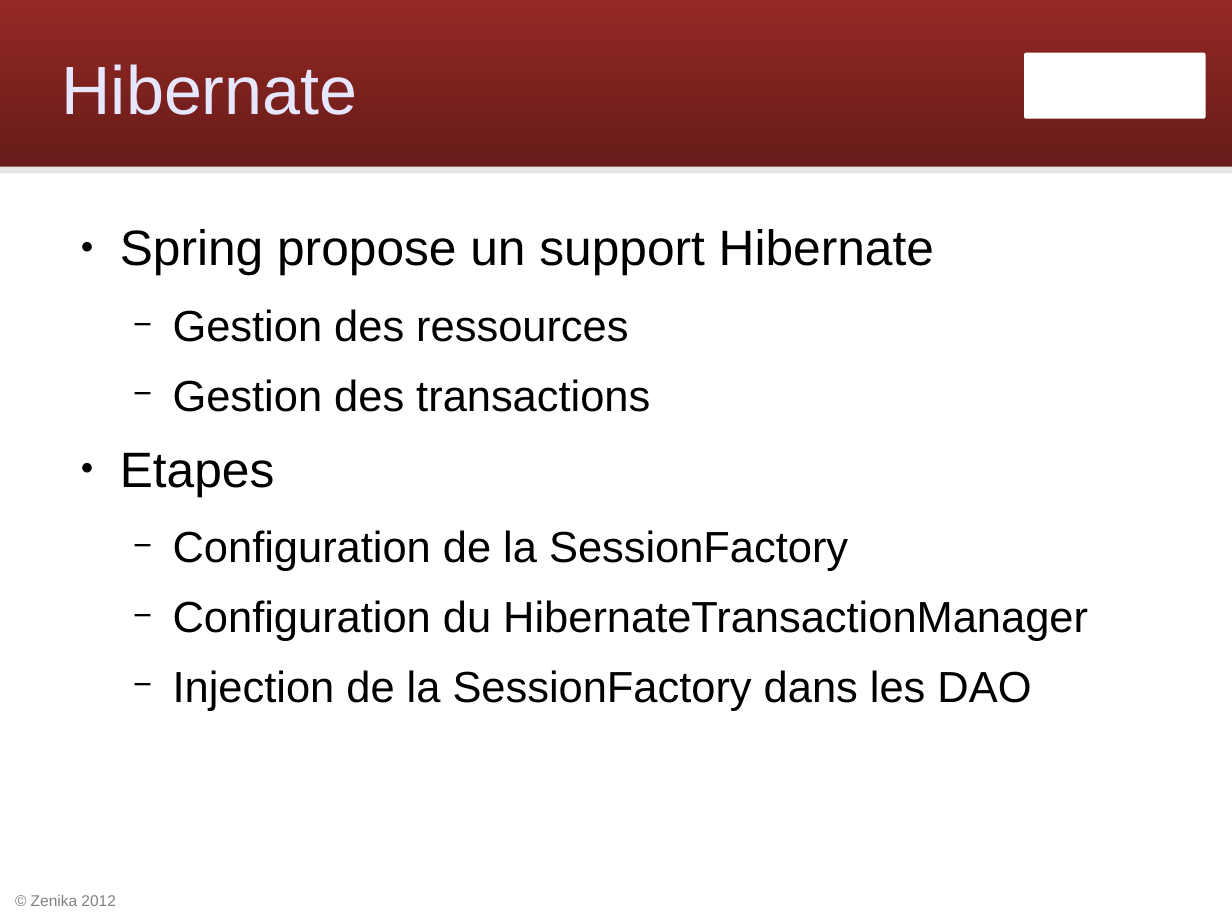
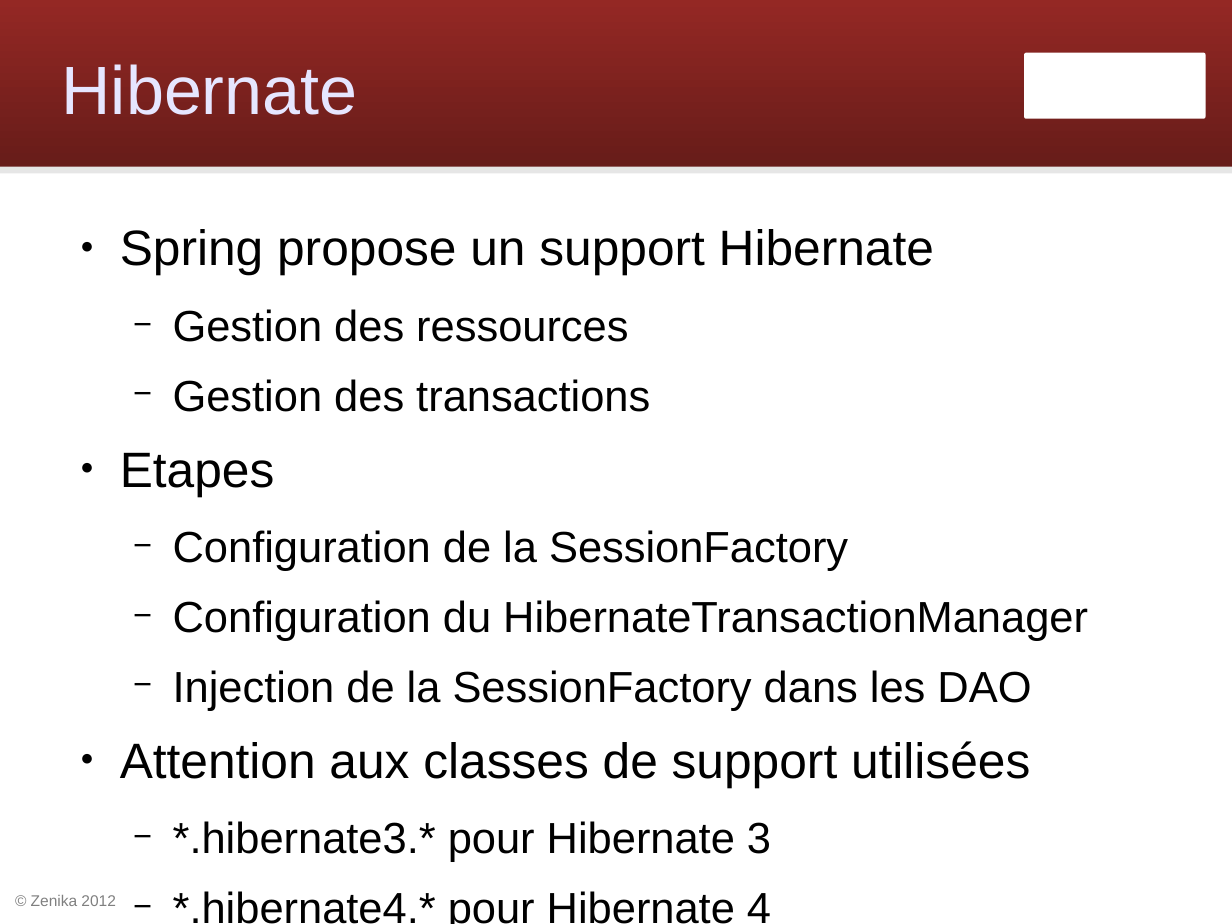
Before and after one commit to Zenika/workshop-spring-core, a slide deck: slide 61 of spring-workshop.odp. Drawn at 1232x924 pixels with LibreOffice and Linux fonts; fonts in the diff are those of the drawing; background and template pictures are left out. Boxes give left, top, right and bottom in pixels: in the first picture for what was removed or moved away, otherwise in the second. Text is boxed around its words. In the diff, an @@ line names an element or a change of style, - is before the commit and + after.

Commit message:
Utiliser Hibernate 4

```diff
--- a/spring-workshop.odp
+++ b/spring-workshop.odp
@@ text at [120,741,1030,924]: paragraphs added @@
+● Attention aux classes de support utilisées
+  − *.hibernate3.* pour Hibernate 3
+  − *.hibernate4.* pour Hibernate 4
```
Also in this commit, not shown: 3 other slides changed, 7 other files.
